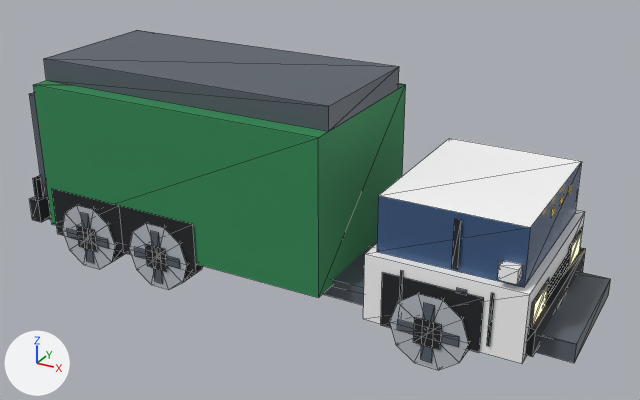
One commit to the glTF model public/models/props/truck_garbage.glb: the scene before it, then after it.
Both versions are drawn from a camera (50 mm lens) standing at (0.456, -0.78, 0.489) and looking at (0.025, 0.003, 0.098). Arrows for +X, +Y and +Z are at lower left; the lights stay in place. The picture after the commit comes second. Mesh edges are drawn as thin lines.

Objects in the first picture: 'truck_garbage'.
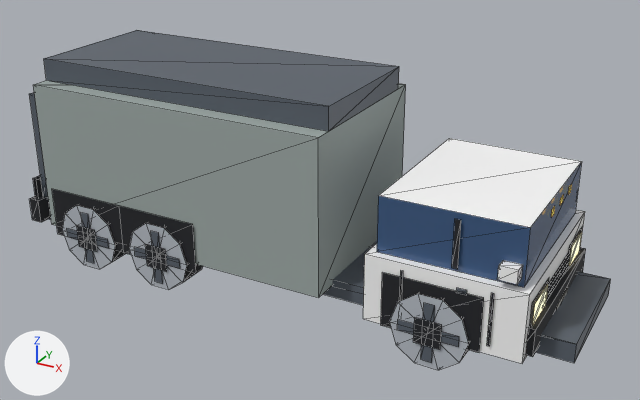
What differs and where, as boxes (x1, y1, x2, y2) in the pictures (640 x 400 px):
'truck_garbage', surface changed (green to grey)
    both: (31, 77, 568, 308)

Patch to the scene script:
```diff
--- a/public/models/props/truck_garbage.glb.py
+++ b/public/models/props/truck_garbage.glb.py
@@ mat_wall_green @@
 n2 = _N.new('ShaderNodeMix'); n2.name = 'Mix'
 n2.inputs[0].default_value = 1.0  # 'Factor'
-n2.inputs[7].default_value = (0.0284, 0.254, 0.0908, 1.0)  # 'B', green #2f8a55
+n2.inputs[7].default_value = (0.342, 0.397, 0.381, 1.0)  # 'B', grey #9ea9a6
 n3 = _N.new('ShaderNodeVertexColor'); n3.name = 'Color Attribute'
```
